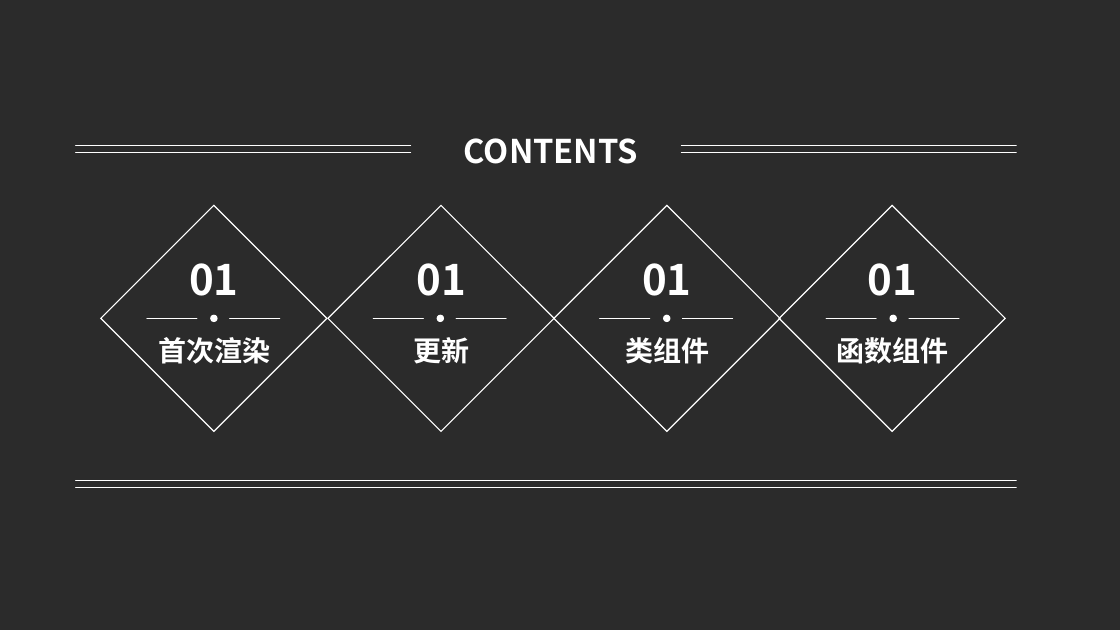
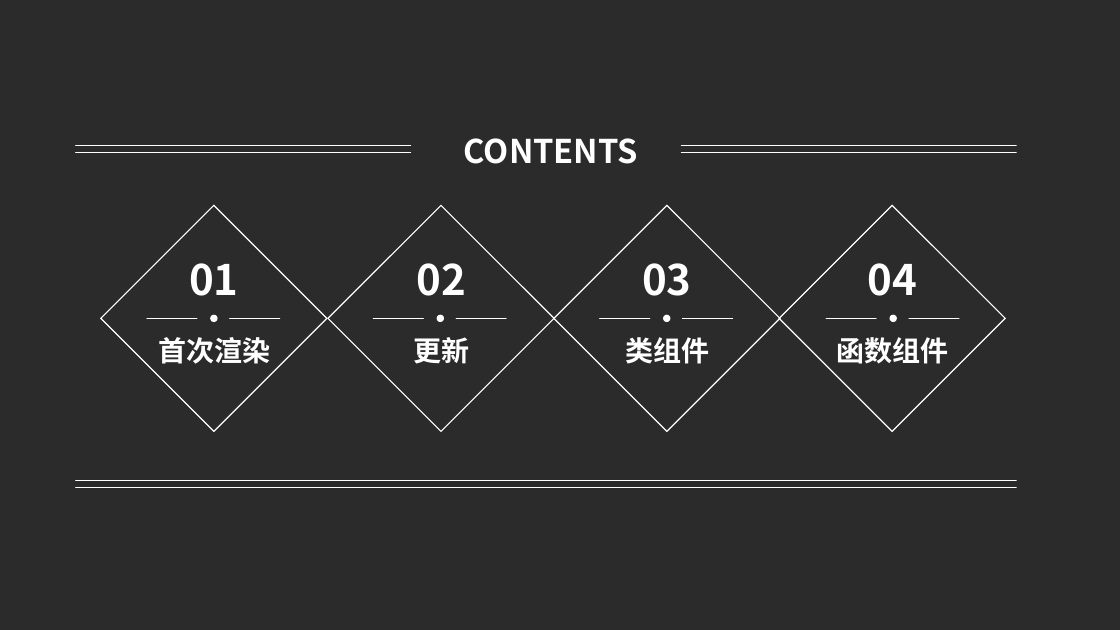
Before and after one commit to LKazusa/Learn, a slide deck: slide 2 of render.pptx. Drawn at 1120x630 pixels with LibreOffice and Linux fonts; fonts in the diff are those of the drawing; background and template pictures are left out; a plain dark background stands for a picture behind light text. Boxes give left, top, right and bottom in pixels: in the first picture for what was removed or moved away, otherwise in the second. Text is boxed around its words. In the diff, an @@ line names an element or a change of style, - is before the commit and + after.

Commit message:
ppt

```diff
--- a/render.pptx
+++ b/render.pptx
@@ text at bbox=[416, 263, 466, 296]: text changed @@
-01
+02
@@ text at bbox=[642, 263, 692, 296]: text changed @@
-01
+03
@@ text at bbox=[867, 263, 917, 296]: text changed @@
-01
+04
```
Also in this commit, not shown: 1 other slide changed.
